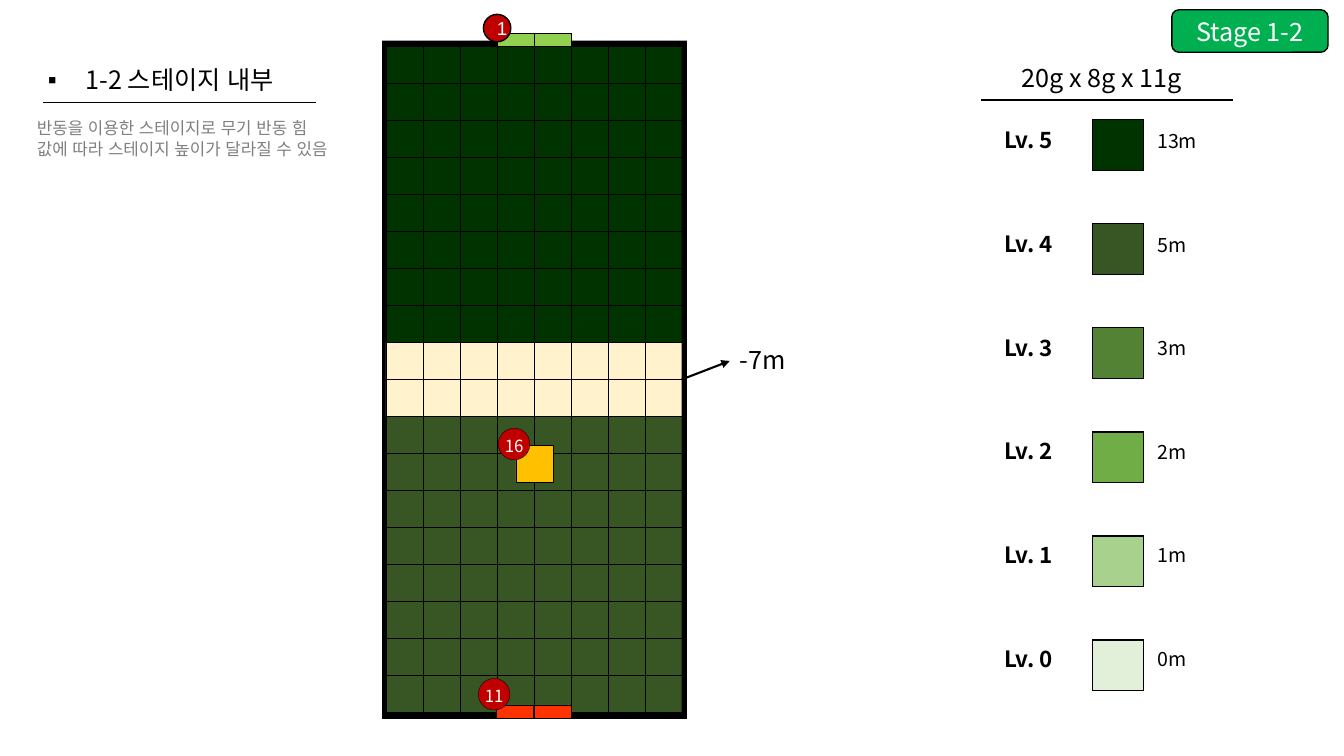
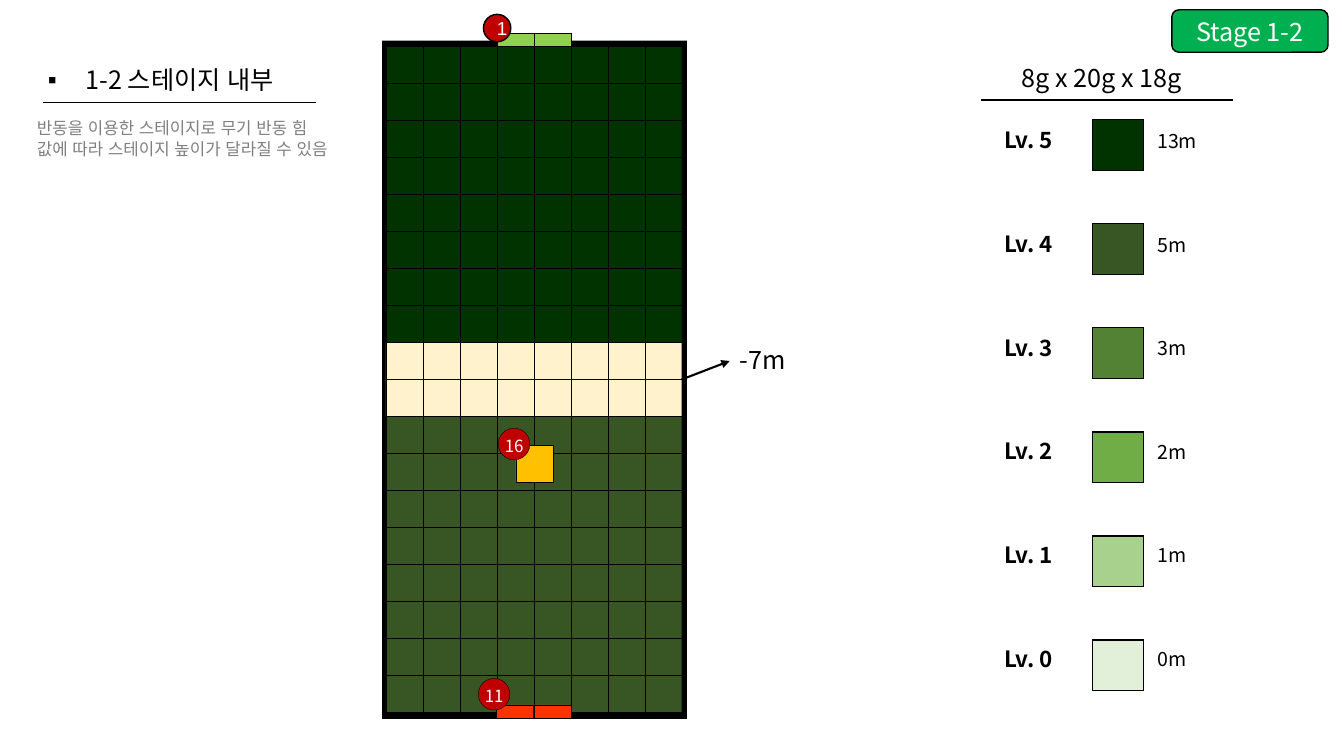
Before and after one commit to GGMGangsterHamster/GangsterHamster, a slide deck: slide 6 of Documents/Aphelios_LevelDesign02.pptx. Drawn at 1344x756 pixels with LibreOffice and Linux fonts; fonts in the diff are those of the drawing. Boxes give left, top, right and bottom in pixels: in the first picture for what was removed or moved away, otherwise in the second. Text is boxed around its words. In the diff, an @@ line names an element or a change of style, - is before the commit and + after.

```diff
--- a/Documents/Aphelios_LevelDesign02.pptx
+++ b/Documents/Aphelios_LevelDesign02.pptx
@@ text at <box>1021,68,1181,93</box>: text changed @@
-20g x 8g x 11g
+8g x 20g x 18g
```
Also in this commit, not shown: 1 other slide changed.
